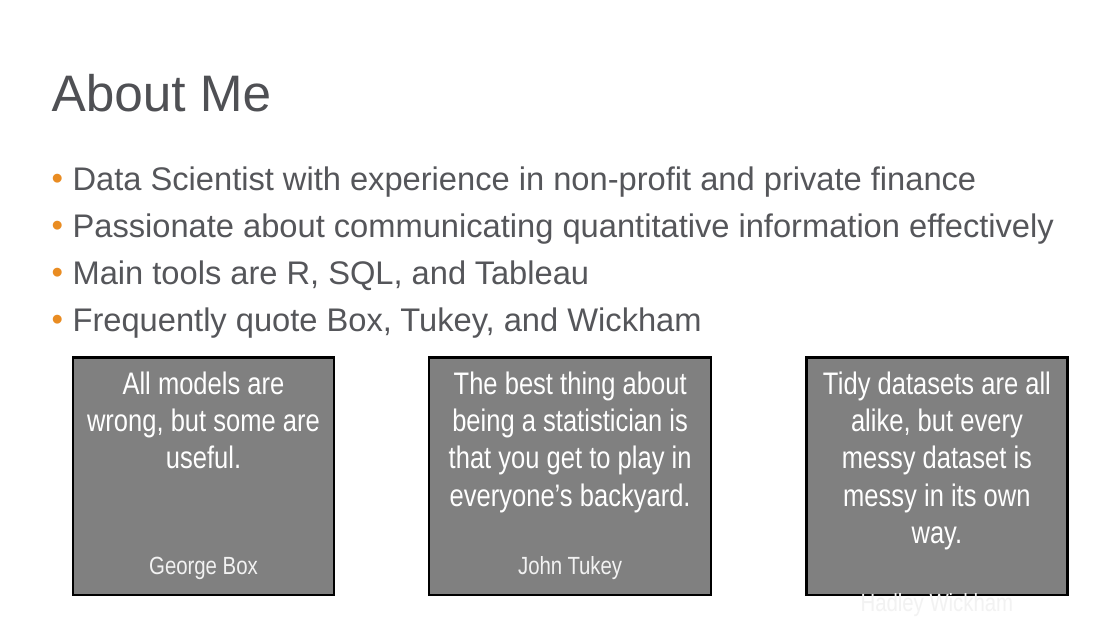
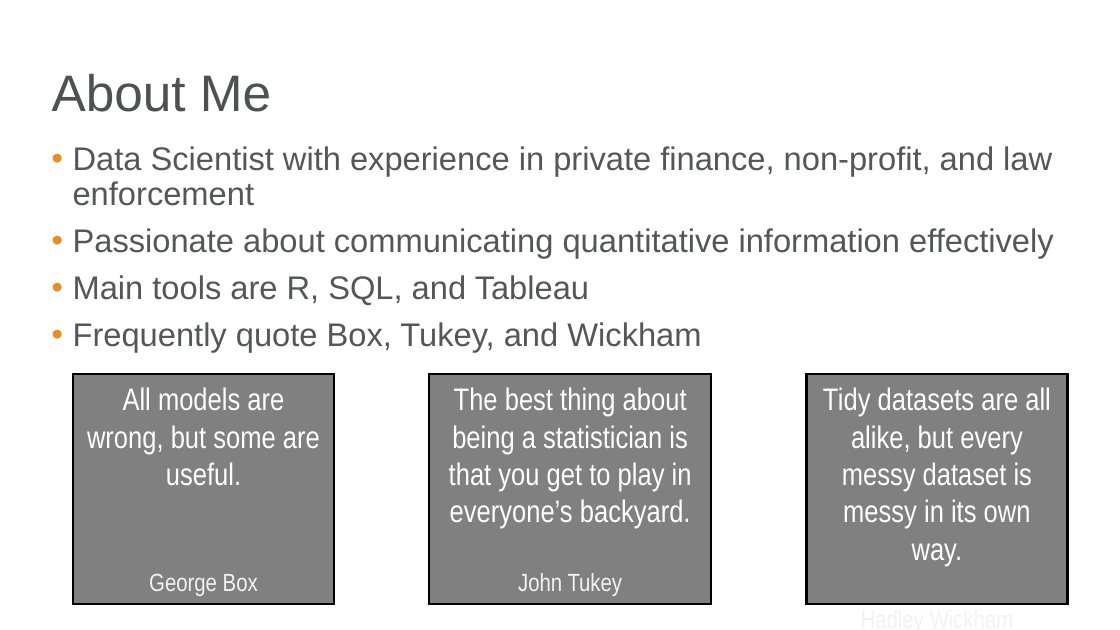
Before and after one commit to bgstieber/APRA-PD-DAS-2019, a slide deck: slide 3 of Generating Insights from Clustering Large Donors - BStieber APRA DAS19.pptx. Drawn at 1120x630 pixels with LibreOffice and Linux fonts; fonts in the diff are those of the drawing; background and template pictures are left out. Boxes give left, top, right and bottom in pixels: in the first picture for what was removed or moved away, otherwise in the second. Text is boxed around its words. In the diff, an @@ line names an element or a change of style, - is before the commit and + after.

```diff
--- a/Generating Insights from Clustering Large Donors - BStieber APRA DAS19.pptx
+++ b/Generating Insights from Clustering Large Donors - BStieber APRA DAS19.pptx
@@ text "Data Scientist with experience in ...": place and size @@
-text "Data Scientist with experience in ..." at (73, 166, 1054, 337)
+text "Data Scientist with experience in ..." at (73, 146, 1054, 352)
@@ text at (73, 146, 1052, 206): text changed @@
-• Data Scientist with experience in non-profit and private finance
+• Data Scientist with experience in private finance, non-profit, and law enforcement
@@ rectangle "All models are wrong, but ...": place and size @@
-rectangle "All models are wrong, but ..." at (73, 357, 334, 595)
+rectangle "All models are wrong, but ..." at (73, 374, 334, 604)
@@ rectangle "The best thing about being ...": place and size @@
-rectangle "The best thing about being ..." at (429, 357, 711, 595)
+rectangle "The best thing about being ..." at (429, 374, 711, 604)
@@ rectangle "Tidy datasets are all alike, ...": place and size @@
-rectangle "Tidy datasets are all alike, ..." at (806, 357, 1067, 595)
+rectangle "Tidy datasets are all alike, ..." at (806, 374, 1067, 604)
```
Also in this commit, not shown: 4 other slides changed, 2 slides added, 1 slide removed, 1 other file.
